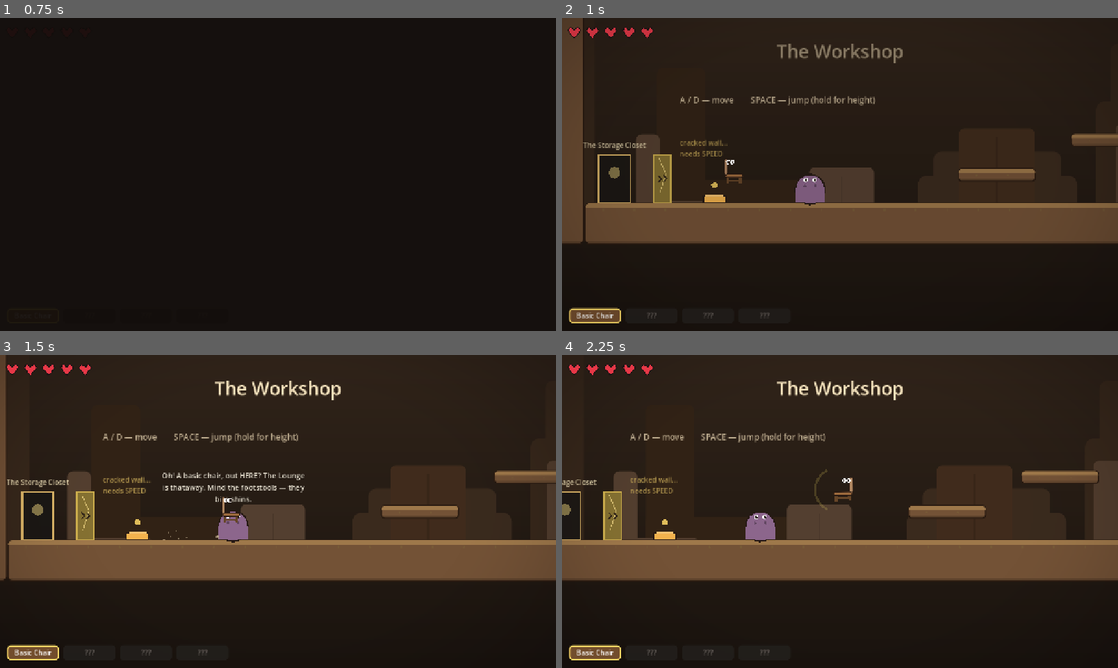
Above: before the commit, frames 1-4 (two rows, left to right).
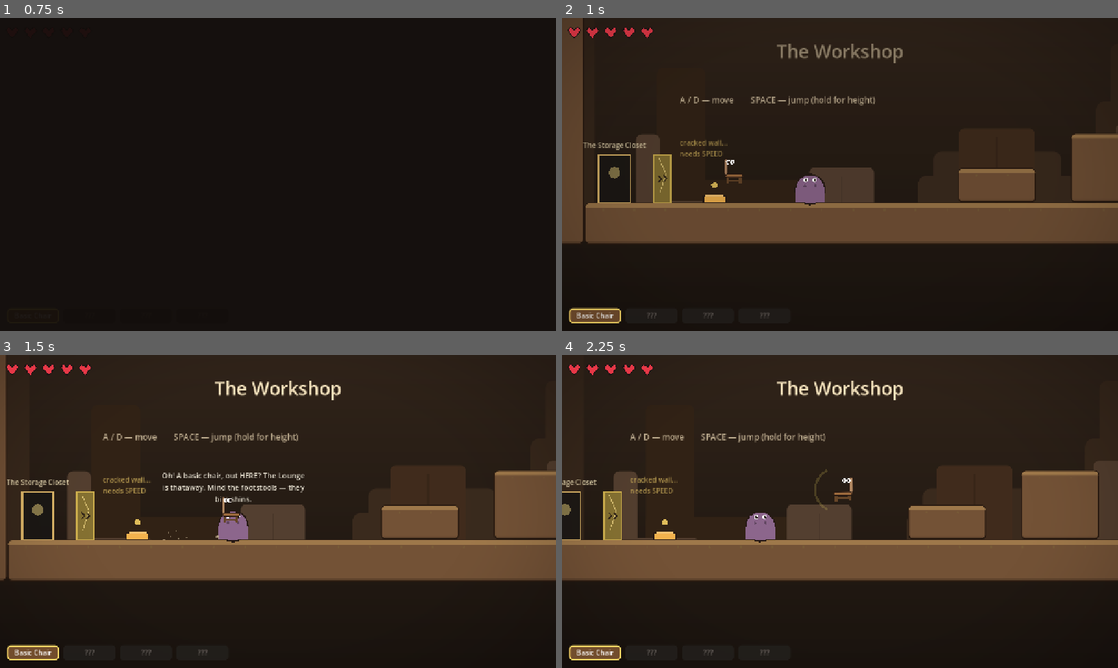
Above: after the commit, the same moments.

Repository: TsilenT/chairfighter
Game: Godot game, scene res://scenes/game/Game.tscn
Two runs of this game, one before a commit and one after it. Both use one fixed random seed, a clock stepped at 60 frames per second and the inputs below.
Inputs:
- Up to frame 1 (0.75 s): tap Enter (ui_accept) at 0.5 s; hold D (move_right) from 0.53 s (still down); hold Enter (ui_accept) from 0.53 s (still down)
- Up to frame 2 (1 s): keep holding D (move_right); keep holding Enter (ui_accept); tap Space (jump) at 0.77, 0.8 s
- Up to frame 3 (1.5 s): keep holding D (move_right); tap Space (jump) at 1.07, 1.35 s; release Enter (ui_accept) at 1.28 s
- Up to frame 4 (2.25 s): tap Space (jump) at 1.52, 1.82 s; tap Enter (ui_accept) at 1.55 s; release D (move_right) at 2.03 s; hold A (move_left) from 2.03 s (still down); hold Space (jump) from 2.03 s (still down); tap J (attack) at 2.1 s

Frame 1 is identical in both runs. In frame 2, 2.4% of the frame differs, in the area x 71-100%, y 36-59%; in frame 3, 2.9%; in frame 4, 3.4%, in the area x 62-97%, y 37-59%.

Commit message:
fix: driver robustness (position-based stuck-hop, polled menu input, fail telemetry); solid tutorial steps + headroom rule
Co-Authored-By: Claude Fable 5 <noreply@anthropic.com>
Claude-Session: https://claude.ai/code/session_01TS9gAP8ymhgCosReWMCiiM

Diff:
--- a/autoload/DemoDriver.gd
+++ b/autoload/DemoDriver.gd
@@ -193,6 +193,11 @@
 
 func _fail(reason: String) -> void:
 	_release_all()
+	var p := _player()
+	if p != null:
+		reason += " [player at %s, vel %s, floor=%s, zone='%s', form=%s]" % [
+			p.global_position.round(), p.velocity.round(), p.is_on_floor(),
+			_current_zone, GameState.current_form]
 	push_error("DEMO FAIL: " + reason)
 	print("DEMO FAIL: " + reason)
 	active = false
@@ -235,25 +240,27 @@
 
 
 ## Auto-hop when walking into a small ledge: pressing a direction but not
-## moving for a while ⇒ tap jump. Keeps walk ops robust across zones.
+## actually MOVING (position delta, not velocity — move_and_slide can leave
+## velocity nonzero while pinned against a wall) ⇒ hold a jump.
 func _stuck_hop(p: CharacterBody2D, disabled: bool) -> void:
 	if disabled:
 		return
-	if absf(p.velocity.x) > 12.0 or not p.is_on_floor():
+	var x := p.global_position.x
+	var moved := absf(x - float(_s.get("stuck_x", x))) > 2.0
+	if moved or not _s.has("stuck_x"):
+		_s["stuck_x"] = x
 		_s["stuck_since"] = _elapsed
-		if _s.get("hop_pressed", false):
+	if _s.get("hop_pressed", false):
+		if _elapsed - float(_s.get("hop_at", 0.0)) > 0.35:
 			Input.action_release("jump")
 			_s["hop_pressed"] = false
-		return
-	if _elapsed - float(_s.get("stuck_since", 0.0)) > 0.35:
-		if not _s.get("hop_pressed", false):
-			Input.action_press("jump")
-			_s["hop_pressed"] = true
-			_s["hop_at"] = _elapsed
-	if _s.get("hop_pressed", false) and _elapsed - float(_s.get("hop_at", 0.0)) > 0.3:
-		Input.action_release("jump")
-		_s["hop_pressed"] = false
-		_s["stuck_since"] = _elapsed
+			_s["stuck_x"] = x
+			_s["stuck_since"] = _elapsed
+		return
+	if p.is_on_floor() and _elapsed - float(_s.get("stuck_since", 0.0)) > 0.3:
+		Input.action_press("jump")
+		_s["hop_pressed"] = true
+		_s["hop_at"] = _elapsed
 
 
 func _run_grapple(step: Dictionary) -> void:
--- a/scenes/zones/Workshop.tscn
+++ b/scenes/zones/Workshop.tscn
@@ -54,12 +54,12 @@
 
 [node name="Step1" type="StaticBody2D" parent="Geometry"]
 script = ExtResource("3_platform")
-size = Vector2(180, 32)
+size = Vector2(180, 80)
 position = Vector2(760, 320)
 
 [node name="Step2" type="StaticBody2D" parent="Geometry"]
 script = ExtResource("3_platform")
-size = Vector2(180, 32)
+size = Vector2(180, 160)
 position = Vector2(1020, 240)
 
 [node name="OfficePlatform" type="StaticBody2D" parent="Geometry"]
--- a/src/ui/EndingScreen.gd
+++ b/src/ui/EndingScreen.gd
@@ -2,6 +2,7 @@
 ## Victory screen. ui_accept returns to the title (reloads the Game scene).
 
 
-func _unhandled_input(event: InputEvent) -> void:
-	if event.is_action_pressed("ui_accept"):
+func _process(_delta: float) -> void:
+	# Polled (not event-driven) so the demo driver's synthetic input works.
+	if Input.is_action_just_pressed("ui_accept"):
 		get_tree().reload_current_scene()
--- a/src/ui/TitleScreen.gd
+++ b/src/ui/TitleScreen.gd
@@ -12,12 +12,11 @@
 func _process(delta: float) -> void:
 	_pulse += delta * 2.2
 	_prompt.modulate.a = 0.55 + 0.45 * sin(_pulse)
-
-
-func _unhandled_input(event: InputEvent) -> void:
+	# Poll action STATE (not events) so both real presses and the demo
+	# driver's synthetic Input.action_press start the game.
 	if _started:
 		return
-	if event.is_action_pressed("ui_accept") or event.is_action_pressed("jump"):
+	if Input.is_action_just_pressed("ui_accept") or Input.is_action_just_pressed("jump"):
 		_started = true
 		Events.sfx_requested.emit(&"ui_start")
 		start_requested.emit()
Not shown, changed: docs/ZONE_CONTRACT.md
